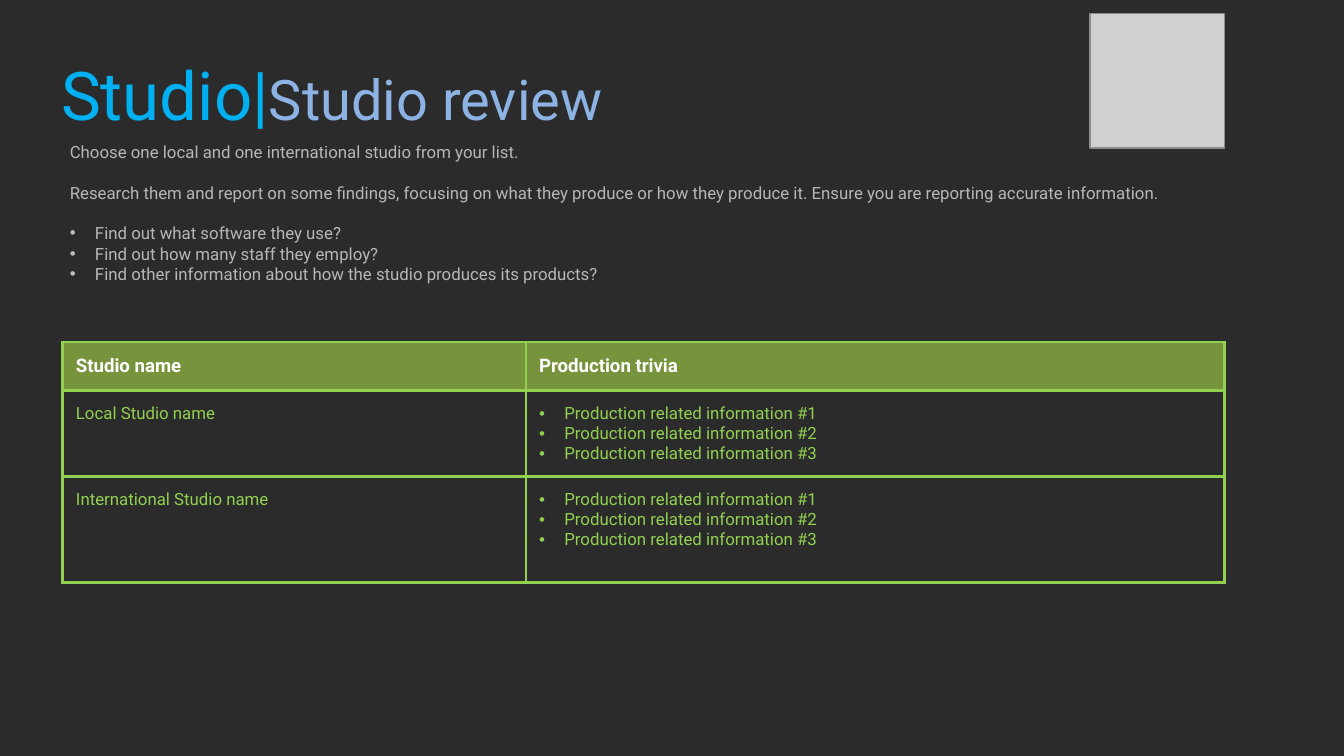
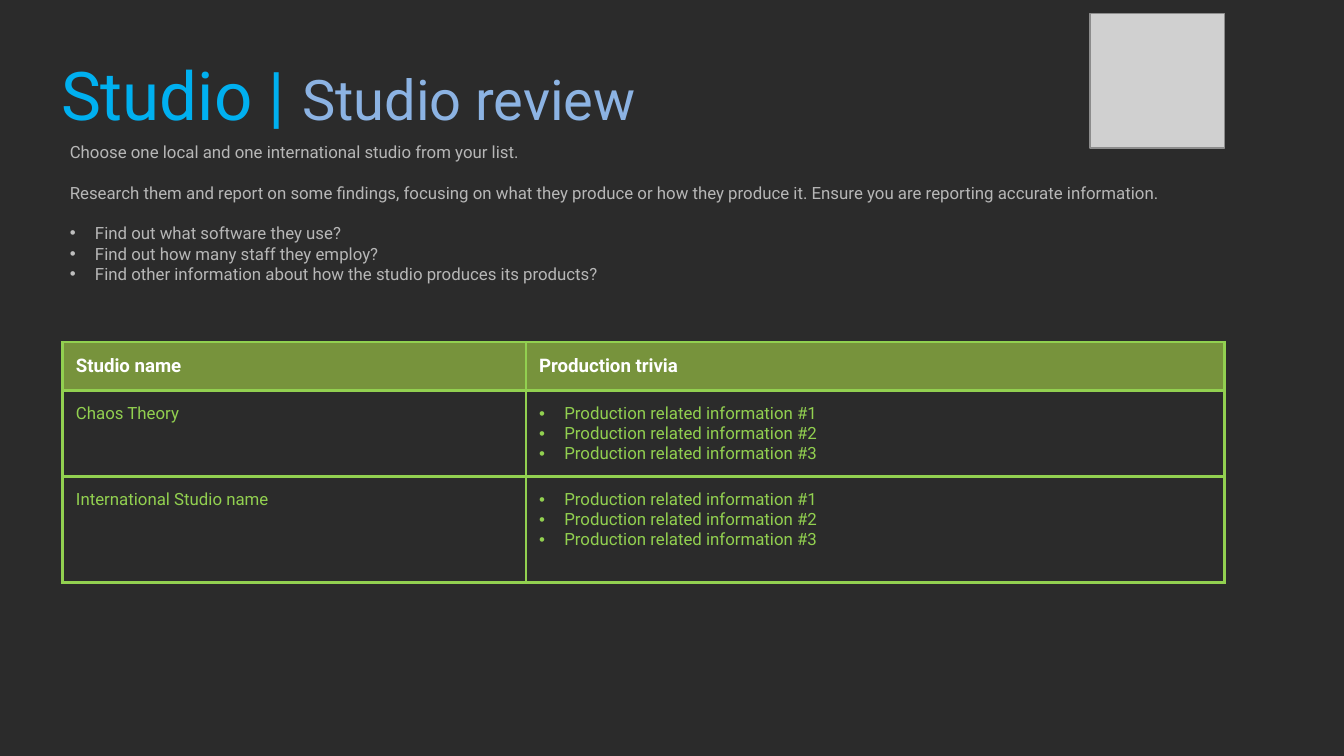
Before and after one commit to Dinoboy173/ProfStud, a slide deck: slide 21 of Class1/NOT DONE 2021_Professional_Studies_1_YourName.pptx. Drawn at 1344x756 pixels with LibreOffice and Linux fonts; fonts in the diff are those of the drawing; grey boxes stand for pictures; background and template pictures are left out; a plain dark background stands for a picture behind light text. Boxes give left, top, right and bottom in pixels: in the first picture for what was removed or moved away, otherwise in the second. Text is boxed around its words. In the diff, an @@ line names an element or a change of style, - is before the commit and + after.

```diff
--- a/Class1/NOT DONE 2021_Professional_Studies_1_YourName.pptx
+++ b/Class1/NOT DONE 2021_Professional_Studies_1_YourName.pptx
@@ title at (61,69,636,121): spaces changed @@
-Studio|Studio review
+Studio | Studio review
@@ table at (63,343,1226,587) @@
-row 2, column 1: Local Studio name
+row 2, column 1: Chaos Theory
```
Also in this commit, not shown: 4 other slides changed.
